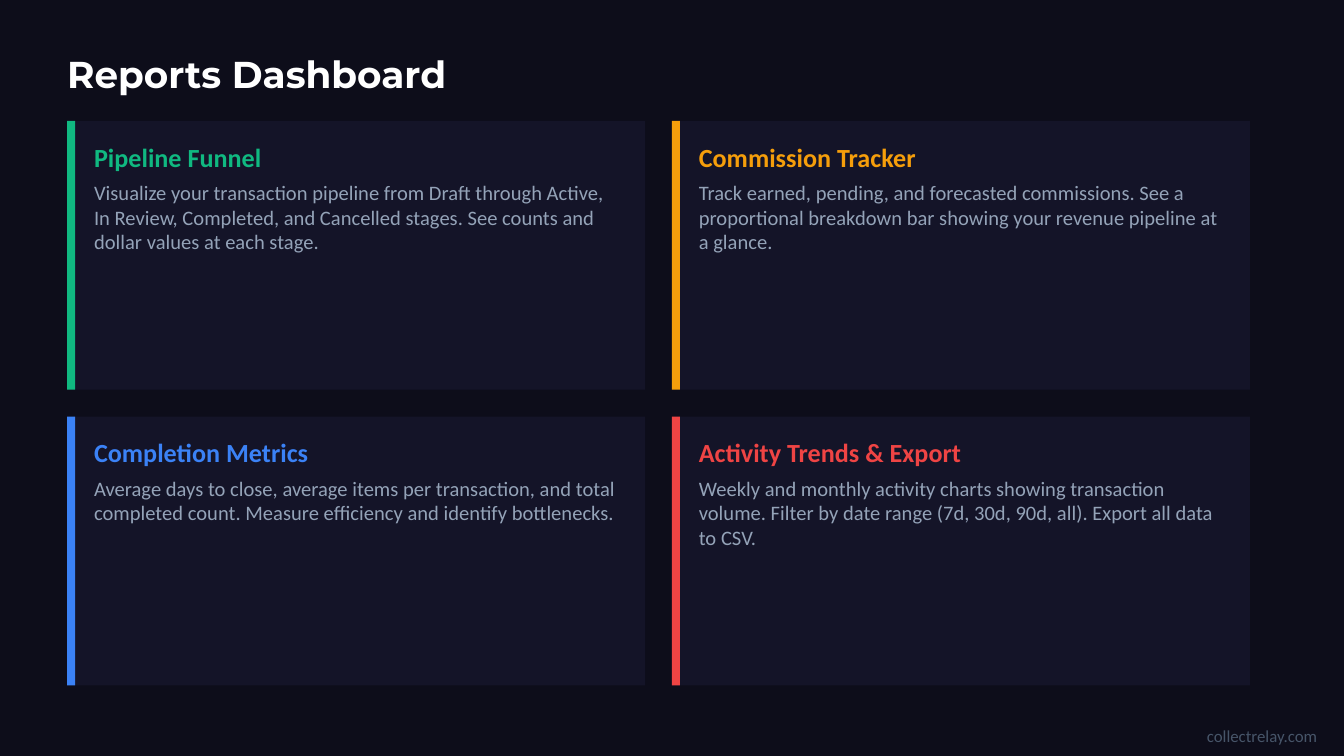
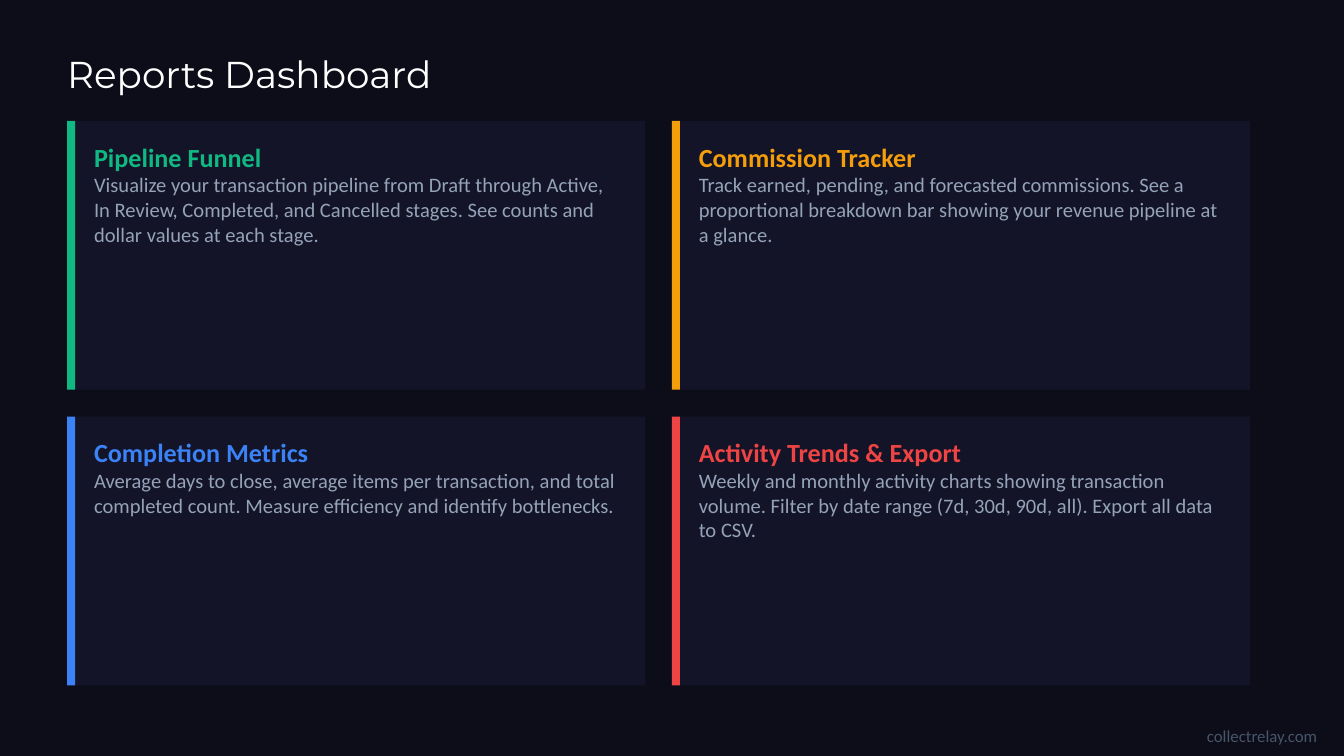
Before and after one commit to mprice78usa/CollectRelay, a slide deck: slide 20 of static/CollectRelay-Walkthrough.pptx. Drawn at 1344x756 pixels with LibreOffice and Linux fonts; fonts in the diff are those of the drawing. Boxes give left, top, right and bottom in pixels: in the first picture for what was removed or moved away, otherwise in the second. Text is boxed around its words. In the diff, an @@ line names an element or a change of style, - is before the commit and + after.

```diff
--- a/static/CollectRelay-Walkthrough.pptx
+++ b/static/CollectRelay-Walkthrough.pptx
@@ text "Reports Dashboard" at box(67, 60, 431, 96): bold off @@
@@ rectangle added at box(67, 121, 645, 390), fill #141428 @@
@@ text "Pipeline Funnel": place and size @@
-text "Pipeline Funnel" at box(67, 121, 645, 390)
+text "Pipeline Funnel" at box(94, 148, 603, 246)
@@ rectangle added at box(672, 121, 1250, 390), fill #141428 @@
@@ text "Commission Tracker": place and size @@
-text "Commission Tracker" at box(672, 121, 1250, 390)
+text "Commission Tracker" at box(699, 148, 1218, 246)
@@ rectangle added at box(67, 417, 645, 685), fill #141428 @@
@@ fill #141428 to none in 4 elements at box(94, 148, 603, 246), box(699, 148, 1218, 246), box(699, 443, 1213, 537), box(94, 443, 615, 517) @@
@@ text "Completion Metrics": place and size @@
-text "Completion Metrics" at box(67, 417, 645, 685)
+text "Completion Metrics" at box(94, 443, 615, 517)
@@ rectangle added at box(672, 417, 1250, 685), fill #141428 @@
@@ text "Activity Trends & Export": place and size @@
-text "Activity Trends & Export" at box(672, 417, 1250, 685)
+text "Activity Trends & Export" at box(699, 443, 1213, 537)
```
Also in this commit, not shown: 25 other slides changed.
